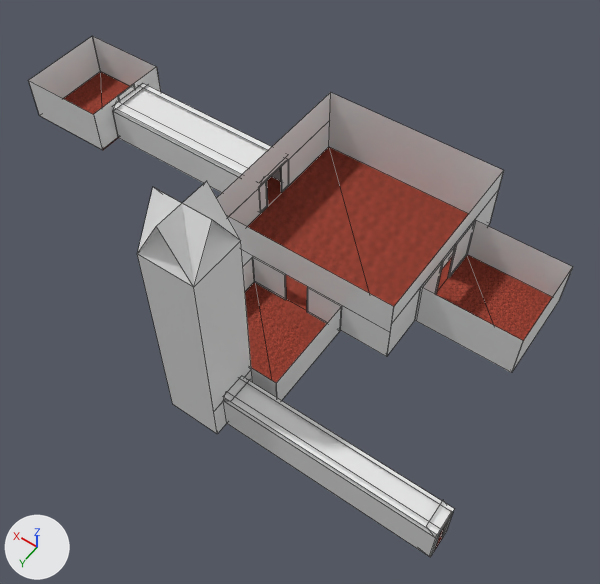
The Blender file Blender/Map.blend as it was, and as the next commit left it.
Rendered twice from a camera (50 mm lens) standing at (-44.7, 77.8, 100.8) and looking at (-2.5, 18.6, 7.8). Every picture has the same lights, and +X, +Y and +Z are marked at lower left. The older version comes first. Mesh edges are drawn as thin lines.

The first picture shows 'Corridor 1', 'Corridor 1 roof', 'Corridor 2', 'Corridor 2 roof', 'Map', 'Room 1', 'Room 2', 'Room 3', 'Room 4', 'Room 5', 'Room 5 roof'.
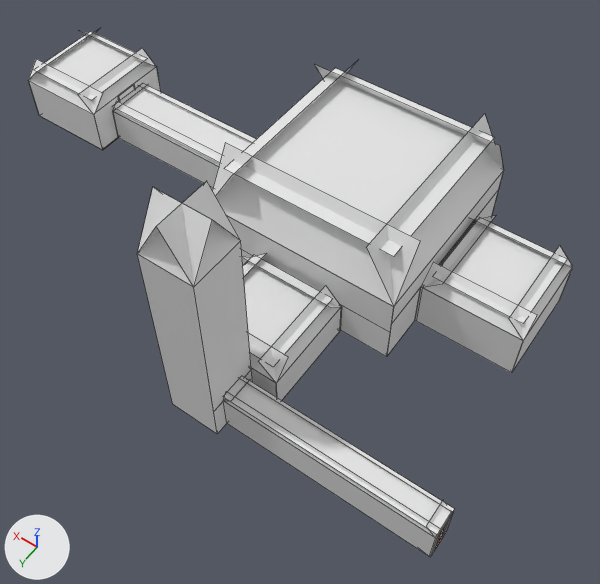
Boxes [x1, y1, x2, y2] around the edits, measured in the pictures (600 x 584 px):
'Room 1 roof', added: after [212, 64, 504, 306]
'Room 3 roof', added: after [421, 215, 573, 341]
'Room 4 roof', added: after [242, 253, 341, 383]
'Room 2 roof.001', added: after [29, 30, 156, 115]
'Map', unchanged, covered by the edit: before [63, 72, 552, 551]; after [103, 138, 443, 551]
'Room 1', unchanged, covered by the edit: before [217, 92, 504, 357]; after [227, 171, 504, 357]

Patch to the scene script:
```diff
--- a/Blender/Map.blend.py
+++ b/Blender/Map.blend.py
@@ me_plane_038 @@
+me_plane_038.from_pydata(...)  # 20 vertices, 5 faces; spans x -4.7..0.0, y -1.0..1.0, z -27.7..4.3
@@ me_plane_024 @@
+me_plane_024.from_pydata(...)  # 28 vertices, 7 faces; spans x -4.0..4.0, y -159.0..1.0, z 0.0..3.0
@@ me_plane_022 @@
+me_plane_022.from_pydata(...)  # 20 vertices, 5 faces; spans x -6.59..0.07, y -1.0..1.0, z -11.17..2.14
@@ ob_room_1_roof @@
+ob_room_1_roof = bpy.data.objects.new('Room 1 roof', me_plane_038)
+ob_room_1_roof.location = (-16.0, 0.0, 12.0)
+ob_room_1_roof.rotation_euler = (0.0, 1.047, 3.142)  # degrees (0, 60, 180)
+ob_room_1_roof.scale = (5.0, 16.0, 1.0)
@@ ob_room_4_roof @@
+ob_room_4_roof = bpy.data.objects.new('Room 4 roof', me_plane_024)
+ob_room_4_roof.location = (0.0, 31.9, 6.0)
+ob_room_4_roof.scale = (2.0, 0.1, 1.0)
@@ ob_room_2_roof_001 @@
+ob_room_2_roof_001 = bpy.data.objects.new('Room 2 roof.001', me_plane_022)
+ob_room_2_roof_001.location = (48.2, 0.0, 8.0)
+ob_room_2_roof_001.rotation_euler = (0.0, 0.785, 3.142)  # degrees (0, 45, 180)
+ob_room_2_roof_001.scale = (2.0, 8.0, 1.0)
@@ ob_room_3_roof @@
+ob_room_3_roof = bpy.data.objects.new('Room 3 roof', me_plane_022.copy())
+ob_room_3_roof.location = (-16.2, 0.0, 8.0)
+ob_room_3_roof.rotation_euler = (0.0, 0.785, 0.0)  # degrees (0, 45, 0)
+ob_room_3_roof.scale = (2.0, 8.0, 1.0)
```
